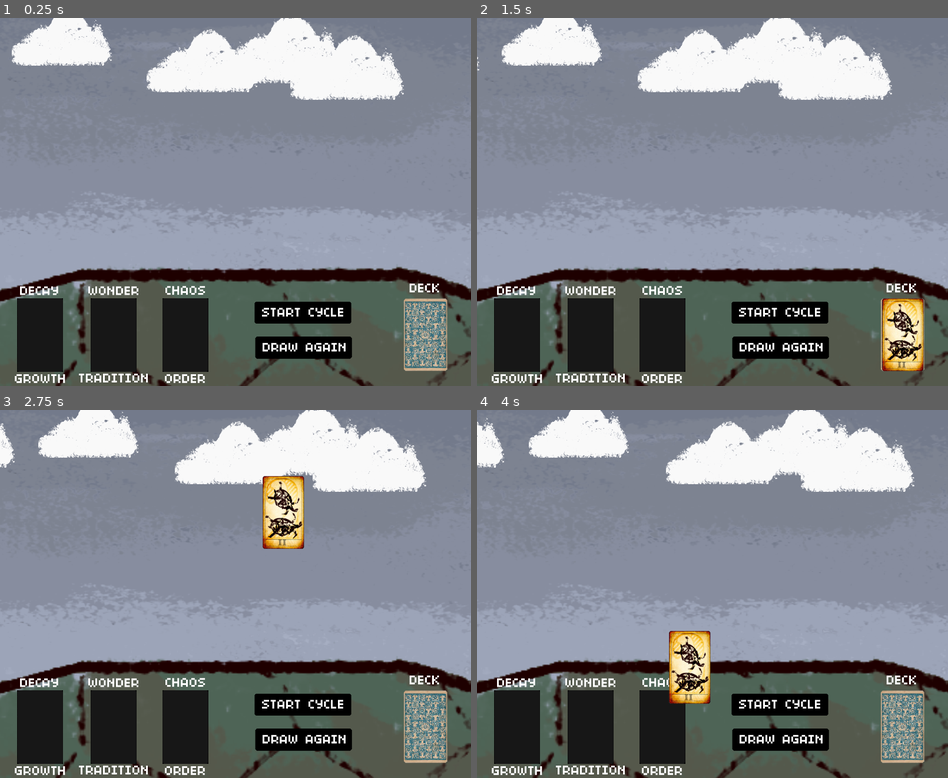
Above: before the commit, frames 1-4 (two rows, left to right).
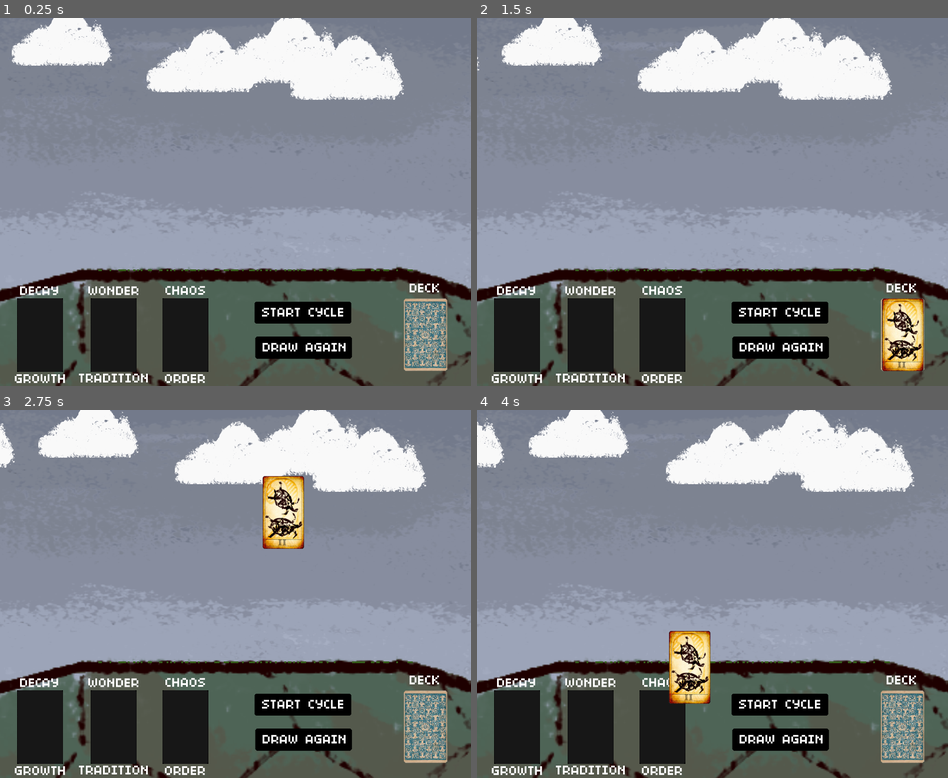
Above: after the commit, the same moments.

Repository: simonmnash/BGS13
Game: Godot game, scene res://Board.tscn
Same seed, same stepped clock (60 frames per second), same inputs: the game is played once before the commit and once after it.
Inputs (mouse positions are in pixels of both pictures, inside the frame that each line leads up to):
- Up to frame 1 (0.25 s): no input
- Up to frame 2 (1.5 s): move the mouse to (900, 334) at 0.52 s; click (900, 334) at 0.67 s; move the mouse to (900, 334) at 1.27 s; click (900, 334) at 1.42 s
- Up to frame 3 (2.75 s): move the mouse to (282, 513) at 2.02 s; click (282, 513) at 2.17 s
- Up to frame 4 (4 s): move the mouse to (688, 667) at 2.77 s; click (688, 667) at 2.92 s; move the mouse to (853, 649) at 3.52 s; click (853, 649) at 3.67 s

The runs differ from the first frame. In frame 1, 0.1% of the frame differs, in the area x 20-88%, y 68-69%; in frame 2, 0.1%; in frame 3, 0.1%; in frame 4, 0.1%.
Error before the commit: Parse Error: Too few arguments for "should_turn_this_cell_on()" call. Expected at least 6. (res://TurtleCity.gd:18)

Commit message:
growth/decay scaffold

Diff:
--- a/Board.gd
+++ b/Board.gd
@@ -21,13 +21,10 @@
 	var growth_decay_card = get_tree().get_root().find_node("GrowthDecaySlot", true, false).get_overlapping_areas()[0]
 	var wonder_tradition_card = get_tree().get_root().find_node("WonderTraditionSlot", true, false).get_overlapping_areas()[0]
 	var order_chaos_card = 	get_tree().get_root().find_node("OrderChaosSlot", true, false).get_overlapping_areas()[0]
-	print(growth_decay_card.card_order)
-	print(wonder_tradition_card.card_order)
-	print(order_chaos_card.card_order)
 
-	growth_decay = growth_decay + growth_decay_card.card_order
-	wonder_tradition = wonder_tradition + wonder_tradition_card.card_order
-	order_chaos = order_chaos + order_chaos_card.card_order
+	growth_decay = growth_decay_card.card_order
+	wonder_tradition = wonder_tradition_card.card_order
+	order_chaos = order_chaos_card.card_order
 
 	get_node("AudioHandler").masterPitch = rand_range(0.8888, 1.2222)
 	get_node("AudioHandler")._resetPitch()
--- a/TurtleCity.gd
+++ b/TurtleCity.gd
@@ -5,39 +5,38 @@
 
 func _ready():
 	# Init an full row of cells (each cell is 4 by 4 right now as a performance hedge, we can probably get them down to 2x2 at least (probably even do single pixels)).
-	for i in range(50,75):
+	for i in range(-35,145):
 		if (randi() % 2)==0:
 			self.set_cell(i, 0, 0)
 	current_max_height = current_max_height + 1
 
 
-# Draw a full row at the current height.
-func generate_new_layer(growth_decay, wonder_tradition, order_chaos):
-	chaos_pass(self.current_max_height-1)
-	for i in range(-100,100):
-		if should_turn_this_cell_on(i, self.current_max_height):
-			self.set_cell(i, self.current_max_height, 0)
-	current_max_height = current_max_height + 1
+func growth(growth_decay, wonder_tradition, order_chaos):
+	print(growth_decay)
+	if growth_decay > 0:
+		for j in range(0, current_max_height):
+			for i in range(-35,145):
+				if should_turn_this_cell_on(i, j, current_max_height, growth_decay, wonder_tradition, order_chaos):
+					# A little randomness makes the structure a little cooler looking in my opinion. Probably change
+					# based on card parameters.
+					if (randi() % 2)==0:
+						self.set_cell(i, j, 0)
+		current_max_height = current_max_height + 1
+	else:
+		# To make decay look (a little natural), we run it top (current max height) to bottom instead of bottom to top. We also limit the number of rows
+		# hit by decay based on the growth_decay score of the played card.
 
-
-func growth(grow_decay, wonder_tradition, order_chaos):
-	for j in range(0, current_max_height):
-		for i in range(-100,100):
-			if should_turn_this_cell_on(i, j, current_max_height, grow_decay, wonder_tradition, order_chaos):
-				self.set_cell(i, j, 0)
-
-
-	current_max_height = current_max_height + 1
-
-# Do self referential calculations on any given row.
-func evolve_row(height):
-	pass
-
-
-func chaos_pass(height):
-	for i in range(0, 100):
-		if (randi() % 2)==0:
-			self.set_cell(i, height, -1)
+		# Even though we run bottom to top we are still looking at the row below to determine whether to decay.
+		var rows_to_decay = range(current_max_height+(growth_decay*growth_decay), current_max_height)
+		# Invert returns void, so we don't set an array based on it, it just inverts rows_to_decay in place.
+		rows_to_decay.invert()
+		for j in rows_to_decay:
+			for i in range(-35,145):
+				if should_turn_this_cell_off(i, j, current_max_height, growth_decay, wonder_tradition, order_chaos):
+					# Note: We might not want this long term, it is here now because the (placeholder) decay rule
+					# will always decay the bottom row, since the "bottom" row is on top of an all off row.
+					if (randi() % 2)==0:
+						self.set_cell(i, j, -1)
 
 
 # This is a placeholder CA function.
@@ -67,5 +66,21 @@
 		on = false
 	elif c02 and c12 and c22:
 		on = false
+	return on
 
-	return on
+
+func should_turn_this_cell_off(i, j, max_height, grow_decay, wonder_traditions, order_chaos):
+	var c02 = self.get_cell(i-1, j-1)==0
+	var c12 = self.get_cell(i, j-1)==0
+	var c22 = self.get_cell(i+1, j-1)==0
+	var c00 = self.get_cell(i-1, j+1)==0
+	var c10 = self.get_cell(i, j+1)==0
+	var c20 = self.get_cell(i+1, j+1)==0
+	var c01 = self.get_cell(i-1, j)==0
+	var c21 = self.get_cell(i+1, j)==0
+	var off = false
+
+	if not c12:
+		off = true
+
+	return off
